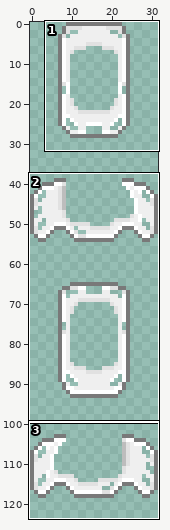
A sprite sheet gets an edit: src/main/resources/mobs/car_body.png. The first picture is a wide view before the edit; the outline marks the close-up.
Close-up. First the earlier version:
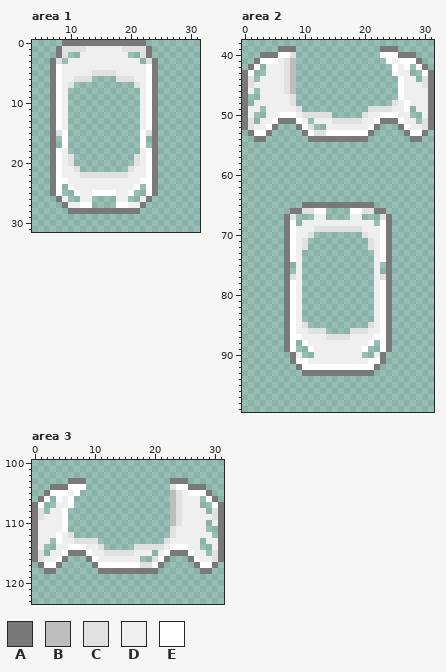
The file is 64x256 pixels, drawn in blocks of 2x2; one block is one cell here. Shown: area 1: x 4..31, y 0..31; area 2: x 0..31, y 38..99; area 3: x 0..31, y 100..123. The wide view leaves out empty margins.
Palette (. is transparent): A #797979  B #bdbdbd  C #e1e1e1  D #efefef  E #ffffff
Pixels before, area 1, first column x 7:
 0 ..AAAAAAAAAAAAAA..
 1 .ACCCCDDDDDDCCCCA.
 2 .AC..DDDDDDDD..CA.
 3 AC.DDDDDDDDDDDD.CA
 4 AEDDDDDDDDDDDDDDEA
 5 AEDDDDDCCCCDDDDDEA
 6 AEDDCCC....CCCDDEA
 7 AEDC..........CDEA
 8 AED............DEA
 9 AED............DEA
10 AED............DEA
11 AED............DEA
12 AED............DEA
13 AED............DEA
14 AED............DEA
15 ACE............ECA
16 A.E............E.A
17 A.E............E.A
18 AED............DEA
19 AEDC..........CDEA
20 AEDC..........CDEA
21 AEDDC........CDDEA
22 AEDDDCCCCCCCCDDDEA
23 AEEDDDDDDDDDDDDEEA
24 AE.EDDDDDDDDDDE.EA
25 AE..EDDEEEEDDE..EA
26 .AD..DD....DD..DA.
27 ..ADDEE....EEDDA..
28 ...AAAAAAAAAAAA...
Pixels before, area 2, first column x 0:
39 ......AAA..............AAA......
40 ...AAAEEC..............EEEAAA...
41 ..AEEEDCB...............EDEEEA..
42 .AE.DDDCB................EDE.EA.
43 AE..DDDCB................EDD..EA
44 AC.DDDDCB.................EDD.CA
45 ACDDDDDCB.................EDDDCA
46 AD.DDDDCB.................EDDDDA
47 A..DDDDDC.................EDDDDA
48 A.DDDDDDC................CDEDDDA
49 ADD.DDDDDC...........CCCCDDE.DDA
50 AD..DDEEEDCCCCC.....CDDEEEDD..DA
51 AC.DDEAAAED.DDDCCCCCDDEAAAEDD.CA
52 ACDDEA...AEC..DDDDDDDEA...AEDDCA
53 .AEEA.....AECCEEEEEEEA.....AEEA.
54 ..AA.......AAAAAAAAAA.......AA..
55 ................................
56 ................................
57 ................................
58 ................................
59 ................................
60 ................................
61 ................................
62 ................................
63 ................................
64 ................................
65 ..........AAAAAAAAAAAA..........
66 ........AACCEE....EECCAA........
67 .......AC...DD....DD...CA.......
68 .......AE.DDDDDDDDDDDD.EA.......
69 .......AEDDDCCCCCCCCDDDEA.......
70 .......AEDDC........CDDEA.......
71 .......AEDC..........CDEA.......
72 .......AEDC..........CDEA.......
73 .......AED............DEA.......
74 .......AED............DEA.......
75 .......A.D............D.A.......
76 .......A.D............D.A.......
77 .......ACD............DCA.......
78 .......AED............DEA.......
79 .......AED............DEA.......
80 .......AED............DEA.......
81 .......AED............DEA.......
82 .......AED............DEA.......
83 .......AED............DEA.......
84 .......AED............DEA.......
85 .......AEDC..........CDEA.......
86 .......AEDDCCC....CCCDDEA.......
87 .......AEEDDDDCCCCDDDDEEA.......
88 .......AE.EDDDDDDDDDDE.EA.......
89 .......AE..EDDDDDDDDE..EA.......
90 ........AD..DDDDDDDD..DA........
91 ........AEEDDDDDDDDDDEEA........
92 .........AEEEEEEEEEEEEA.........
93 ..........AAAAAAAAAAAA..........
Pixels before, area 3, first column x 0:
103 ......AAA..............AAA......
104 ...AAAEEE..............CEEAAA...
105 ..AEEEDE...............BCDEEEA..
106 .AE.EDE................BCDDD.EA.
107 AE..DDE................BCDDD..EA
108 AC.DDE.................BCDDDD.CA
109 ACDDDE.................BCDDDDDCA
110 ADDDDE.................BCDDDD.DA
111 ADDDDE.................CDDDDD..A
112 ADDDEDC................CDDDDDD.A
113 ADD.EDDCCCC...........CDDDDD.DDA
114 AD..DDEEEDDC.....CCCCCDEEEDD..DA
115 AC.DDEAAAEDDCCCCCDDD.DEAAAEDD.CA
116 ACDDEA...AEDDDDDDD..CEA...AEDDCA
117 .AEEA.....AEEEEEEECCEA.....AEEA.
118 ..AA.......AAAAAAAAAA.......AA..
After:
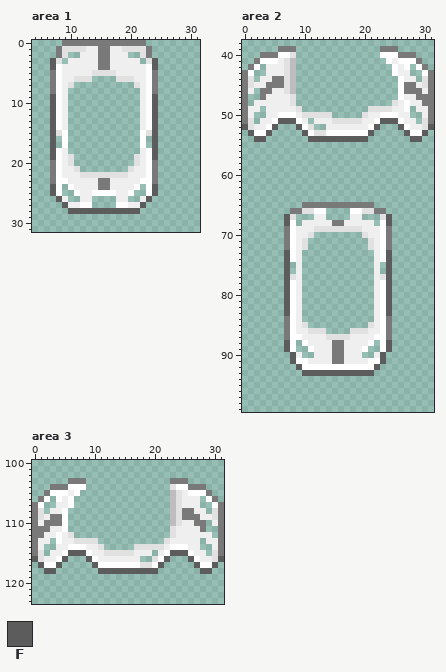
Colours new in this view: F #5c5c5c
What changed:
Changed rows in their new state; - is an unchanged pixel.
Area 1:
first column x 7:
 1 --------AA--------
 2 --------AA--------
 3 F-------AA-------F
 4 F-------AA-------F
first column x 7:
 9 F----------------F
10 F----------------F
11 F----------------F
12 F----------------F
13 F----------------F
14 F----------------F
15 F----------------F
16 F----------------F
17 F----------------F
18 F----------------F
19 F----------------F
first column x 7:
23 --------AA--------
24 F-------AA-------F
25 F----------------F
26 -F--------------F-
27 --F------------F--
28 ---FFFFFFFFFFFF---
Area 2:
first column x 0:
 44 -----AA-------------------------
 45 ----AAA--------------------AA---
 46 ---AA----------------------AAA--
 47 ---A-------------------------AA-
 48 ------------------------------A-
 51 ------FFF--------------FFF------
 52 F----F---F------------F---F----F
 53 -F--F-----F----------F-----F--F-
 54 --FF-------FFFFFFFFFF-------FF--
first column x 7:
 67 F----------------F
 68 F-------AA-------F
first column x 7:
 73 F----------------F
 74 F----------------F
 75 F----------------F
 76 F----------------F
 77 F----------------F
 78 F----------------F
 79 F----------------F
 80 F----------------F
 81 F----------------F
 82 F----------------F
 83 F----------------F
first column x 7:
 88 F-------AA-------F
 89 F-------AA-------F
 90 -F------AA------F-
 91 -F------AA------F-
 92 --F------------F--
 93 ---FFFFFFFFFFFF---
Area 3:
first column x 0:
108 -------------------------AA-----
109 ---AA--------------------AAA----
110 --AAA----------------------AA---
111 -AA-------------------------A---
112 -A------------------------------
115 ------FFF--------------FFF------
116 F----F---F------------F---F----F
117 -F--F-----F----------F-----F--F-
118 --FF-------FFFFFFFFFF-------FF--
